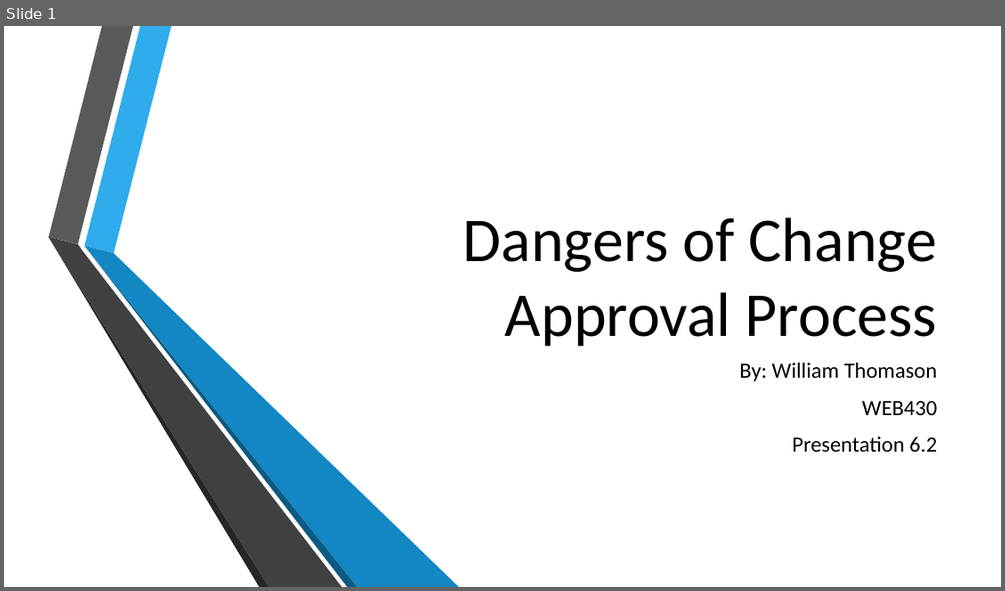
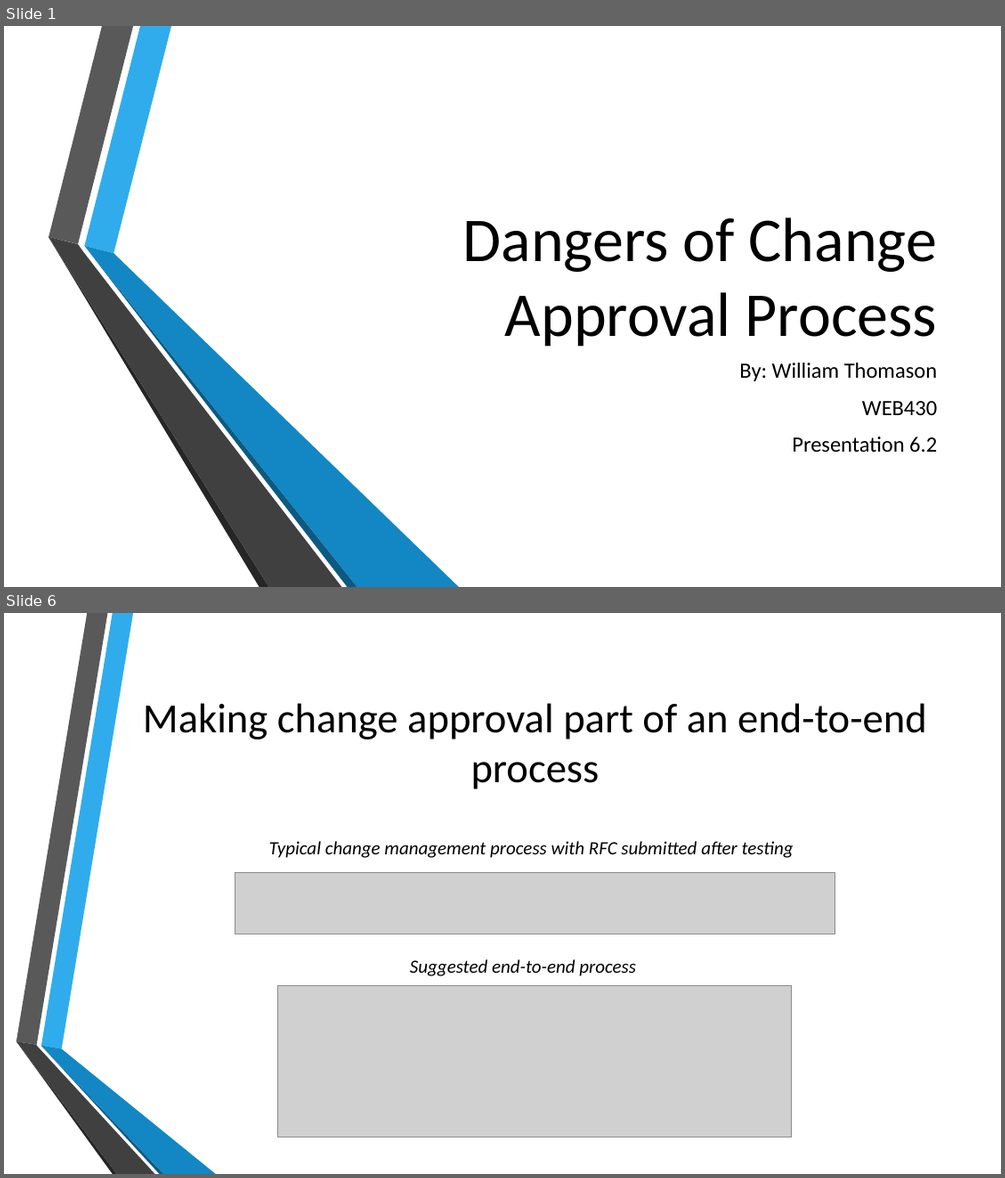
Before and after one commit to wthomason/web-430, a slide deck: week-6/thomason-presentation-6.2/thomason-presentation-6.2.pptx. Shown one above the other, each under a label of ours: slide 1 before the commit, slides 1 and 6 after it; the slides between them are not shown. The pictures are 1005x591 and 1005x1178 pixels, drawn with LibreOffice and Linux fonts; fonts in the diff are those of the drawing; grey boxes stand for pictures; background and template pictures are left out. Boxes give left, top, right and bottom in pixels: in the first picture for what was removed or moved away, otherwise in the second. Text is boxed around its words. In the diff, an @@ line names an element or a change of style, - is before the commit and + after.

```diff
--- a/week-6/thomason-presentation-6.2/thomason-presentation-6.2.pptx
+++ b/week-6/thomason-presentation-6.2/thomason-presentation-6.2.pptx
@@ slide 6 added at [4,613,1001,1174], background picture (left out) @@
@@ title added at [143,703,927,789], 40 pt, text #000000 @@
+Making change approval part of an end-to-end process
@@ text added at [269,841,793,858], 18 pt, text #000000, italic @@
+Typical change management process with RFC submitted after testing
@@ picture added at [235,873,834,933] @@
@@ text added at [410,959,636,976], 18 pt, text #000000, italic @@
+Suggested end-to-end process
@@ picture added at [278,985,792,1137] @@
@@ group added at [16,613,216,1174]: 6 freeform shapes @@
```
Also in this commit, not shown: 2 slides changed, 6 other slides added, 7 slides removed, 1 other file.
